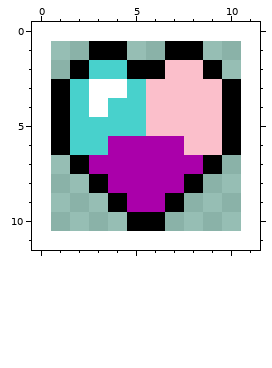
Edited in one commit: pixel-art sprite (assets/kzHeart.png). That is the earlier state.
The file is 50x50 pixels, drawn in blocks of 5x5; one block is one cell here. The old version is drawn lined up with the new one, on the new canvas.
The result:
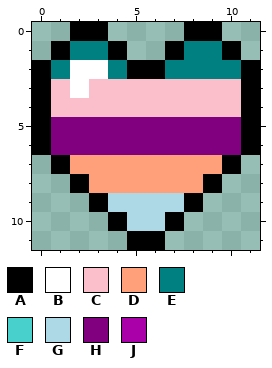
Palette (. is transparent): A #000000  B #ffffff  C #fbbfcb  D #ffa07a  E #008080  F #48d1cc  G #add8e6  H #800080  J #aa00aa
Diff:
canvas 10x10 -> 12x12, the old top-left corner now at 1,1
Changed rows in their new state; - is an unchanged pixel.
first column x 0:
 0 --AA----AA--
 1 -AEE----EEA-
 2 AEBBE--EEEEA
 3 ACBCCC----CA
 4 ACCCCC----CA
 5 AHHHHHHHHHHA
 6 AHHHHHHHHHHA
 7 -ADDDDDDDDA-
 8 --ADDDDDDA--
 9 ---AGGGGA---
10 ----AGGA----
11 -----AA-----
Boxes around the changes in both pictures, in picture pixels (x1, y1, x2, y2):
changed: (32, 22, 260, 250)
